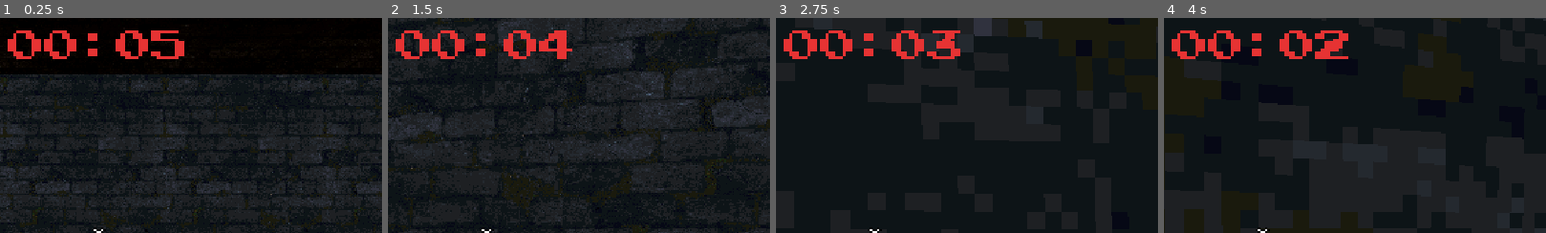
Above: before the commit, frames 1-4 (left to right).
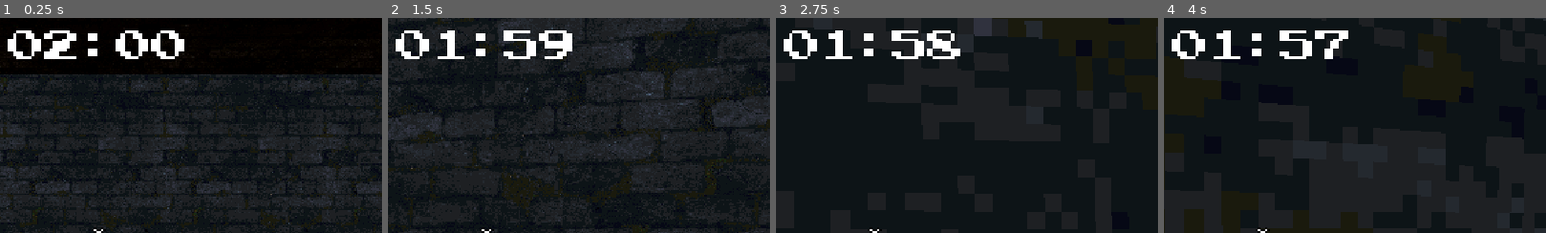
Above: after the commit, the same moments.

Repository: jmenoandrii/one-more-time
Game: Godot game, scene res://Scenes/main.tscn
The game is run twice, just before and just after one commit, with the same random seed, the same clock (stepped at 60 frames per second) and the same inputs.
Inputs (mouse positions are % of the whole screen's width and height, from its top left):
- Up to frame 1 (0.25 s): no input
- Up to frame 2 (1.5 s): tap Enter at 0.5 s; move the mouse to (55, 50) at 0.52 s; press the mouse at (55, 50) at 0.53 s; hold W (move_forward) from 0.53 s (still down); tap Space (jump) at 0.77 s; move the mouse to (45, 50) at 1.27 s; release the mouse at (45, 50) at 1.28 s; tap Ctrl (crouch) at 1.35 s
- Up to frame 3 (2.75 s): keep holding W (move_forward); tap Space (jump) at 1.52 s; move the mouse to (52, 48) at 2.02 s; hold Right mouse button (inspect) from 2.03 s (still down)
- Up to frame 4 (4 s): keep holding W (move_forward); tap Space (jump) at 2.75, 3.02, 3.77 s; move the mouse to (49, 52) at 2.77 s; release Right mouse button (inspect) at 2.78 s; tap E (interact) at 2.85 s; move the mouse to (57, 51) at 3.52 s; hold Shift (run) from 3.53 s (still down)
The pictures show only the part of the screen within x 37-87%, y 0-50%; the shares and areas given below are measured in that part.

The runs differ from the first frame. In frame 1, 3.0% of the frame differs, in the area x 2-49%, y 5-20%; in frame 2, 3.2%; in frame 3, 3.0%; in frame 4, 3.0%.

Commit message:
Add shader for dithering effect and update scene references

Diff:
--- a/Scenes/main.tscn
+++ b/Scenes/main.tscn
@@ -25,6 +25,7 @@
 [ext_resource type="PackedScene" uid="uid://dl3aifvilv1jx" path="res://Prefabs/weapon_pickup.tscn" id="21_3pmx8"]
 [ext_resource type="Script" uid="uid://esp0o4jvam1s" path="res://Scripts/Weapon/DualWeapon.gd" id="30_dual"]
 [ext_resource type="PackedScene" path="res://Prefabs/door.tscn" id="31_door"]
+[ext_resource type="Shader" uid="uid://chytyk5wdcrm5" path="res://Shaders/main.gdshader" id="31_e08e2"]
 [ext_resource type="PackedScene" path="res://Prefabs/key_pickup.tscn" id="32_key"]
 [ext_resource type="PackedScene" path="res://Prefabs/level_exit.tscn" id="33_exit"]
 [ext_resource type="Script" uid="uid://gquepqbnnniv" path="res://Scripts/level_spawner.gd" id="34_spawner"]
@@ -146,6 +147,13 @@
 stream_2/stream = ExtResource("10_gt3je")
 stream_3/stream = ExtResource("11_3pmx8")
 
+[sub_resource type="ShaderMaterial" id="ShaderMaterial_kltya"]
+shader = ExtResource("31_e08e2")
+shader_parameter/enabled = true
+shader_parameter/dithering = true
+shader_parameter/colors = 12
+shader_parameter/dither_size = 1
+
 [node name="World" type="Node3D" unique_id=41126308]
 script = ExtResource("60_world")
 
@@ -1088,7 +1096,7 @@
 [node name="HUD" parent="UI" unique_id=1677919738 instance=ExtResource("50_hud")]
 
 [node name="PauseMenu" parent="UI" unique_id=2016965836 instance=ExtResource("51_pause")]
-visible = true
+visible = false
 
 [node name="UpgradeScreen" type="CanvasLayer" parent="UI" unique_id=755991532]
 process_mode = 3
@@ -1096,6 +1104,22 @@
 visible = false
 script = ExtResource("35_upgrades")
 
+[node name="Shaders" type="CanvasLayer" parent="UI" unique_id=1183673316]
+physics_interpolation_mode = 2
+auto_translate_mode = 2
+layer = 2
+visible = false
+
+[node name="ColorRect" type="ColorRect" parent="UI/Shaders" unique_id=1208324704]
+material = SubResource("ShaderMaterial_kltya")
+anchors_preset = 15
+anchor_right = 1.0
+anchor_bottom = 1.0
+offset_top = 3.0
+offset_bottom = 3.0
+grow_horizontal = 2
+grow_vertical = 2
+
 [node name="LevelExit" parent="." unique_id=2037178586 instance=ExtResource("33_exit")]
 transform = Transform3D(1, 0, 0, 0, 1, 0, 0, 0, 1, 6.339674, 0, 10.479895)
 
@@ -1120,7 +1144,7 @@
 script = ExtResource("34_spawner")
 
 [node name="LevelTimer" type="Timer" parent="." unique_id=239987121]
-wait_time = 5.0
+wait_time = 120.0
 one_shot = true
 autostart = true
 
--- /dev/null
+++ b/Shaders/main.gdshader
@@ -0,0 +1,72 @@
+shader_type canvas_item;
+
+render_mode unshaded;
+
+#define MAXCOLORS 16
+
+uniform bool enabled = true;
+uniform bool dithering = true;
+uniform int colors : hint_range(1, MAXCOLORS) = 12;
+uniform int dither_size: hint_range(1, 8) = 1;
+
+float dithering_pattern(ivec2 fragcoord) {
+  const float pattern[] = {
+    0.00, 0.50, 0.10, 0.65,
+    0.75, 0.25, 0.90, 0.35,
+    0.20, 0.70, 0.05, 0.50,
+    0.95, 0.40, 0.80, 0.30
+  };
+
+  int x = fragcoord.x % 4;
+  int y = fragcoord.y % 4;
+
+  return pattern[y * 4 + x];
+}
+
+float reduce_color(float raw, float dither, int depth) {
+  float div = 1.0 / float(depth);
+  float val = 0.0;
+  int i = 0;
+
+  while (i <= MAXCOLORS)
+  {
+    if (raw > div * (float(i + 1))) {
+      i = i + 1;
+      continue;
+    }
+
+    if (raw * float(depth) - float(i) <= dither * 0.999)
+    {
+      val = div * float(i);
+    }
+    else
+    {
+      val = div * float(i + 1);
+    }
+    return val;
+
+    i = i+1;
+  }
+
+  return val;
+}
+
+void fragment() {
+  vec4 raw = texture(TEXTURE, SCREEN_UV);
+  ivec2 uv = ivec2(FRAGCOORD.xy / float(dither_size));
+
+  if (enabled == true){
+    float dithering_value = 1.0;
+    if (dithering)
+    {
+      dithering_value = dithering_pattern(uv);
+    }
+
+    COLOR.r = reduce_color(raw.r, (dithering_value - 0.5) * dithering_value + 0.5, colors - 1);
+    COLOR.g = reduce_color(raw.g, (dithering_value - 0.5) * dithering_value + 0.5, colors - 1);
+    COLOR.b = reduce_color(raw.b, (dithering_value - 0.5) * dithering_value + 0.5, colors - 1);
+
+  } else {
+    COLOR.rgb = raw.rgb;
+  }
+}
Not shown, added: Shaders/main.gdshader.uid
